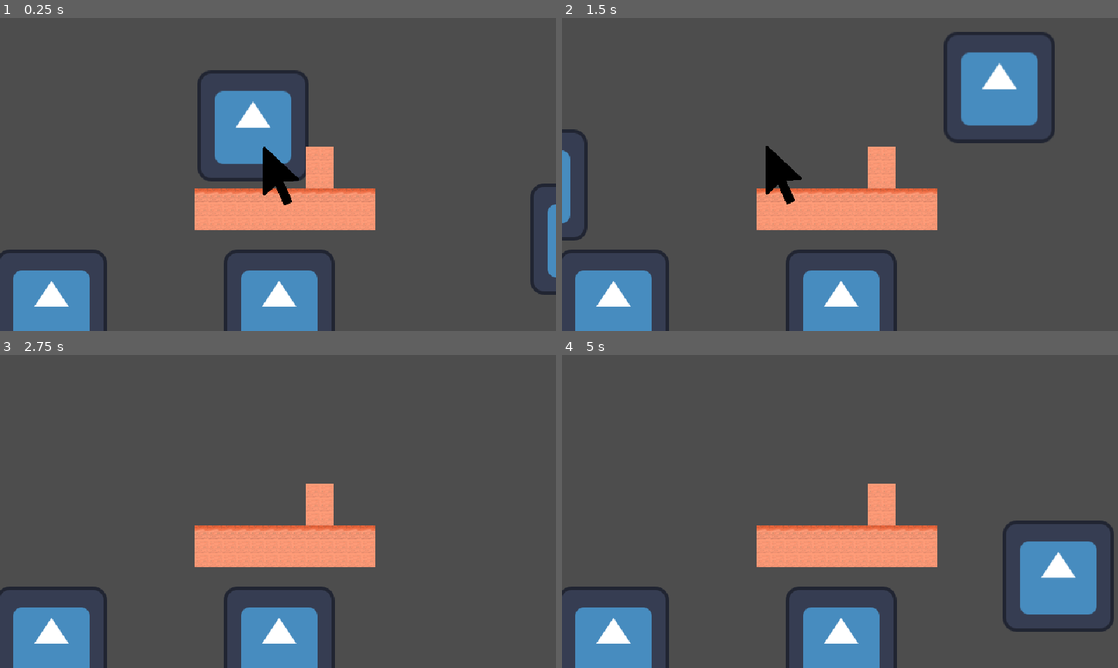
Above: before the commit, frames 1-4 (two rows, left to right).
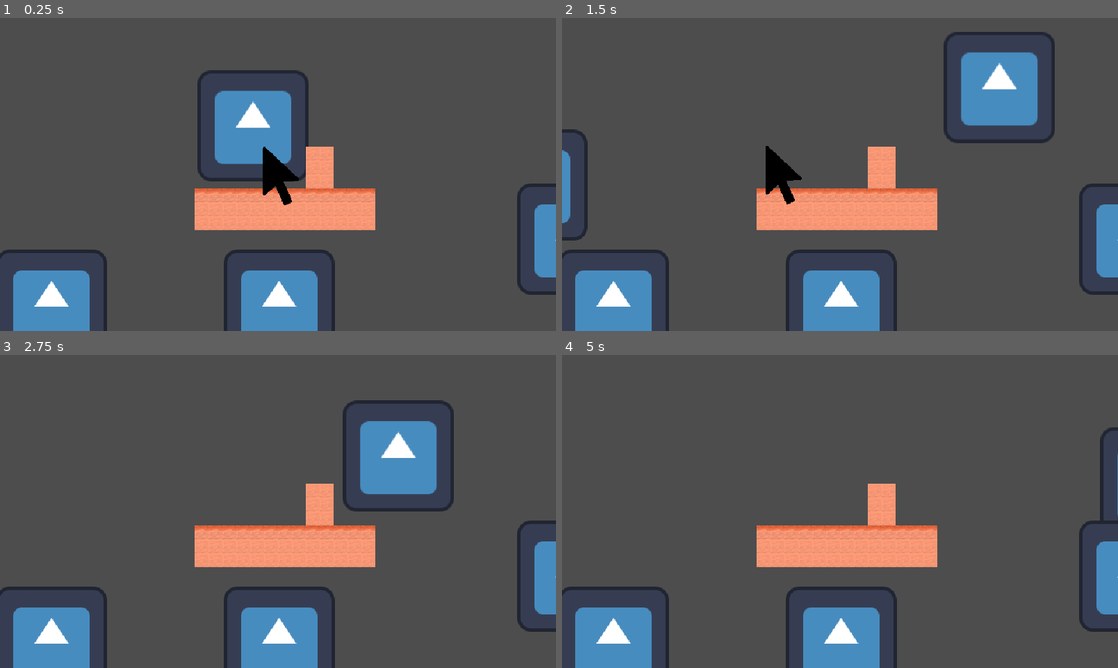
Above: after the commit, the same moments.

Repository: LeResteDuMonde/GameJamPSU
Game: Godot game, scene res://scene/Main.tscn
Same seed, same stepped clock (60 frames per second), same inputs: the game is played once before the commit and once after it. The engine's default icon, where the game draws it, is replaced by a stand-in: a white triangle on a blue panel in a dark square.
Inputs (mouse positions are in pixels of both pictures, inside the frame that each line leads up to):
- Up to frame 1 (0.25 s): no input
- Up to frame 2 (1.5 s): move the mouse to (962, 158) at 0.52 s; hold Space (jump) 0.53-1.28 s; hold D (right) from 0.53 s (still down); click (962, 158) at 0.6 s; move the mouse to (728, 190) at 1.27 s; tap Space (jump) at 1.35 s
- Up to frame 3 (2.75 s): tap Space (jump) at 1.52, 1.82 s; click (166, 527) at 1.55 s; move the mouse to (333, 442) at 2.02 s; release D (right) at 2.03 s; hold Q (left) from 2.03 s (still down); hold Space (jump) from 2.03 s (still down); click (333, 442) at 2.1 s
- Up to frame 4 (5 s): move the mouse to (812, 574) at 2.77 s; release Q (left) at 2.78 s; release Space (jump) at 2.78 s; hold D (right) 2.78-4.28 s; click (812, 574) at 2.85 s; tap Space (jump) at 3.02, 3.32, 4.52, 4.82 s; move the mouse to (1006, 558) at 3.52 s; hold Space (jump) 3.53-4.28 s; move the mouse to (673, 464) at 4.27 s; hold Q (left) from 4.28 s (still down); click (673, 464) at 4.35 s

The runs differ from the first frame. In frame 1, 1.0% of the frame differs, in the area x 93-100%, y 52-89%; in frame 2, 1.2%; in frame 3, 5.3%, in the area x 61-100%, y 14-89%; in frame 4, 5.1%.
Error after the commit: Parse Error: Assignment is not allowed inside an expression. (res://script/movingPlatform.gd:24)

Commit message:
me

Diff:
--- a/project.godot
+++ b/project.godot
@@ -78,12 +78,6 @@
 , Object(InputEventMouseButton,"resource_local_to_scene":false,"resource_name":"","device":-1,"window_id":0,"alt_presse …(227 unchanged characters)…
 ]
 }
-jump={
-"deadzone": 0.5,
-"events": [Object(InputEventJoypadButton,"resource_local_to_scene":false,"resource_name":"","device":-1,"button_index":0,"pressure":0.0,"pressed":false,"script":null)
-, Object(InputEventKey,"resource_local_to_scene":false,"resource_name":"","device":-1,"window_id":0,"alt_pressed":false,"shift_pressed":false,"ctrl_pressed":false,"meta_pressed":false,"pressed":false,"keycode":0,"physical_keycode":32,"key_label":0,"unicode":32,"echo":false,"script":null)
-]
-}
 escape={
 "deadzone": 0.5,
 "events": [Object(InputEventKey,"resource_local_to_scene":false,"resource_name":"","device":-1,"window_id":0,"alt_press …(182 unchanged characters)…
--- a/scene/MoovingPlatform.tscn
+++ b/scene/MoovingPlatform.tscn
@@ -1,19 +1,27 @@
-[gd_scene load_steps=4 format=3 uid="uid://7keiadubnxu6"]
+[gd_scene load_steps=5 format=3 uid="uid://7keiadubnxu6"]
 
 [ext_resource type="Script" path="res://script/movingPlatform.gd" id="1_aqilk"]
 [ext_resource type="Texture2D" uid="uid://fgliatx3a6cx" path="res://icon.svg" id="2_nhoit"]
+[ext_resource type="Script" path="res://script/deletableArea.gd" id="3_10kso"]
 
 [sub_resource type="RectangleShape2D" id="RectangleShape2D_jetl6"]
 size = Vector2(267, 20)
 
-[node name="MoovingPlatform" type="CharacterBody2D"]
+[node name="MoovingPlatform" type="CharacterBody2D" groups=["movingPlatform"]]
 script = ExtResource("1_aqilk")
+
+[node name="Sprite2D" type="Sprite2D" parent="."]
+texture = ExtResource("2_nhoit")
+
+[node name="Area2D" type="Area2D" parent="."]
+script = ExtResource("3_10kso")
+
+[node name="CollisionShape2D" type="CollisionShape2D" parent="Area2D"]
+position = Vector2(38.5, 0)
+shape = SubResource("RectangleShape2D_jetl6")
 
 [node name="CollisionShape2D" type="CollisionShape2D" parent="."]
 position = Vector2(38.5, 0)
 shape = SubResource("RectangleShape2D_jetl6")
 
 [node name="AnimatedSprite2D" type="AnimatedSprite2D" parent="."]
-
-[node name="Sprite2D" type="Sprite2D" parent="."]
-texture = ExtResource("2_nhoit")
--- a/script/movingPlatform.gd
+++ b/script/movingPlatform.gd
@@ -4,6 +4,7 @@
 var amplitude : float = 100
 var direction : float = 1
 var zero
+var deleteNumber = 0
 func _ready():
 	zero = global_position;
 func _physics_process(delta):
@@ -15,4 +16,13 @@
 	if deltax < -amplitude:
 		direction = 1
 
+
 	move_and_collide(move)
+
+func delete():
+	print_debug("delete the moving platform")
+	if deleteNumber=1:
+		queue_free()
+	else:
+		deleteNumber=1
+		speed=0
--- a/script/player.gd
+++ b/script/player.gd
@@ -12,6 +12,13 @@
 
 # Get the gravity from the project settings to be synced with RigidBody nodes.
 var gravity = ProjectSettings.get_setting("physics/2d/default_gravity")
+func _physics_process(delta):
+	var boundaries = get_viewport_rect().size
+	if boundaries.y < global_position.y/2:
+		print_debug("killed by boundaries")
+		kill()
+
+
 
 func move(delta, direction, jump):
 
Not shown: 1 places in scene/samScene.tscn that only renumber resources
